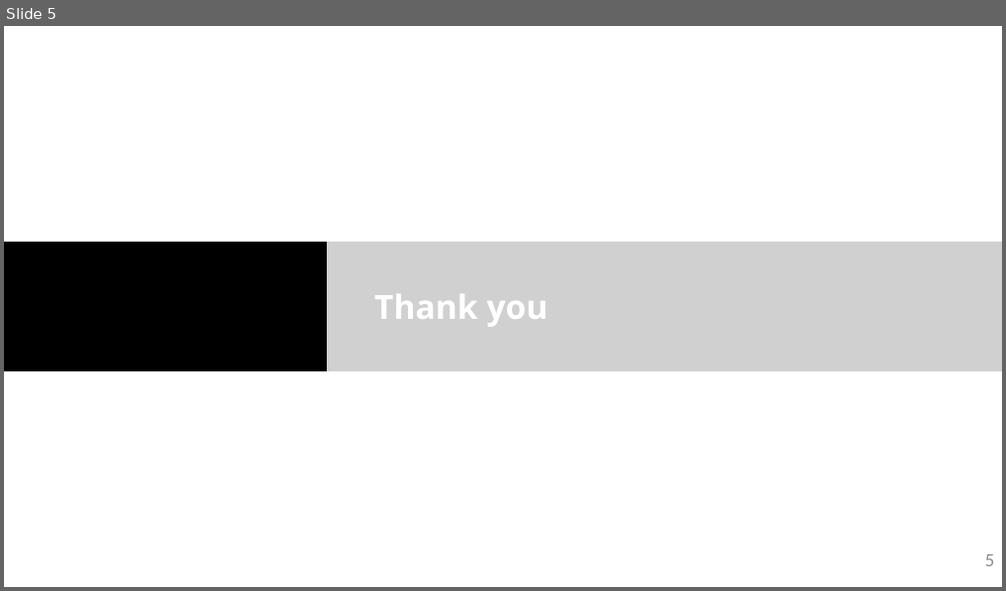
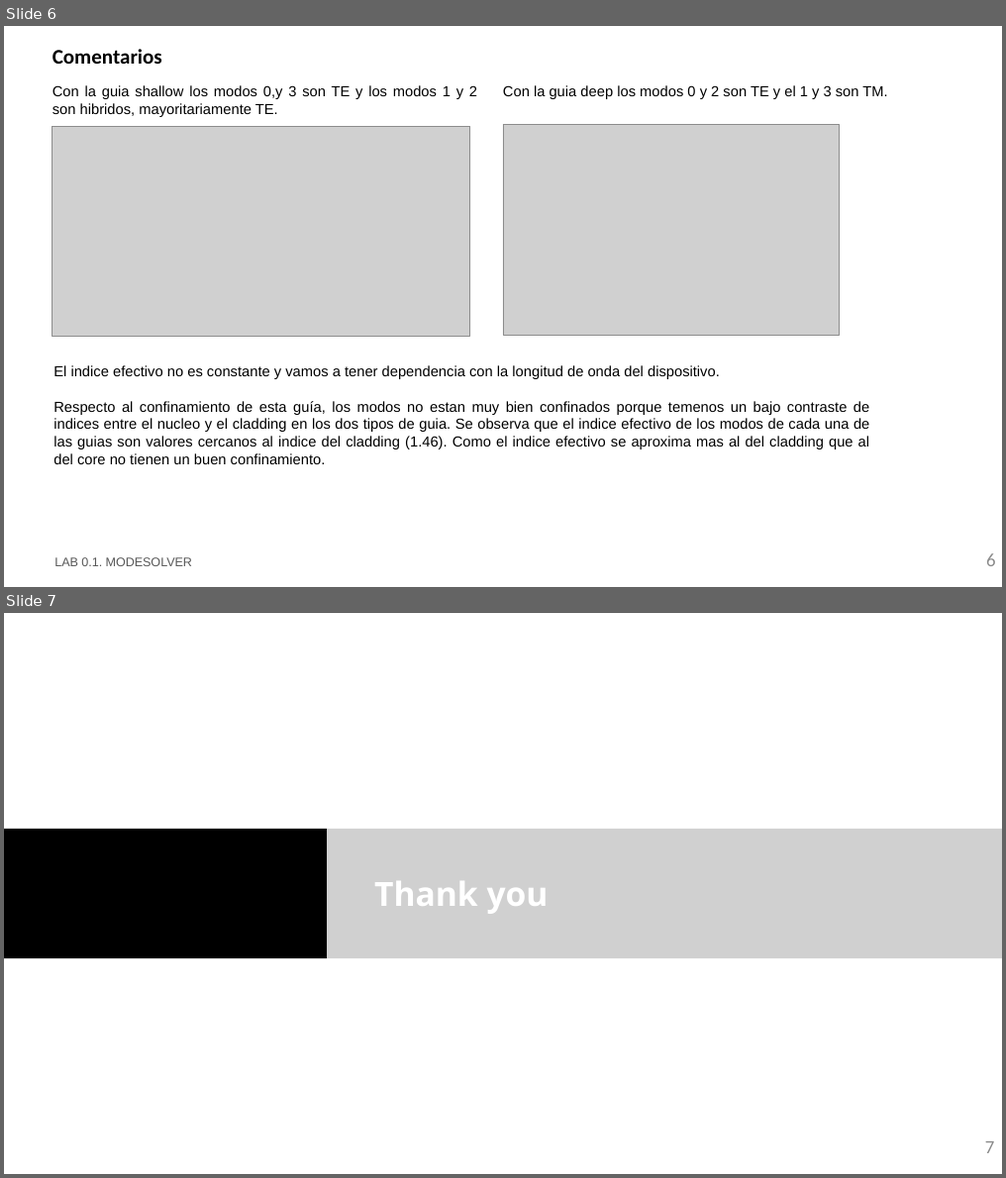
Before and after one commit to MariaJulve/pic-upv-lab0, a slide deck: LabBook_010.pptx. Shown one above the other, each under a label of ours: slide 5 before the commit, slides 6 and 7 after it. The pictures are 1006x591 and 1006x1178 pixels, drawn with LibreOffice and Linux fonts; fonts in the diff are those of the drawing; grey boxes stand for pictures; background and template pictures are left out. Boxes give left, top, right and bottom in pixels: in the first picture for what was removed or moved away, otherwise in the second. Text is boxed around its words. In the diff, an @@ line names an element or a change of style, - is before the commit and + after.

```diff
--- a/LabBook_010.pptx
+++ b/LabBook_010.pptx
@@ slide 6 added at [4, 26, 1002, 587], background #FFFFFF @@
@@ title added at [53, 49, 162, 64], 20 pt, text #000000, bold @@
+Comentarios
@@ text added at [53, 85, 477, 117], 14 pt, text #000000 @@
+Con la guia shallow los modos 0,y 3 son TE y los modos 1 y 2 son hibridos, mayoritariamente TE.
@@ text added at [503, 85, 887, 99], 14 pt, text #000000 @@
+Con la guia deep los modos 0 y 2 son TE y el 1 y 3 son TM.
@@ picture added at [53, 126, 470, 336] @@
@@ picture added at [503, 124, 841, 335] @@
@@ text added at [54, 366, 869, 465], 14 pt, text #000000 @@
+El indice efectivo no es constante y vamos a tener dependencia con la longitud de onda del dispositivo.
+Respecto al confinamiento de esta guía, los modos no estan muy bien confinados porque temenos un bajo contraste de indices entre el nucleo y el cladding en los dos tipos de guia. Se observa que el indice efectivo de los modos de cada una de las guias son valores cercanos al indice del cladding (1.46). Como el indice efectivo se aproxima mas al del cladding que al del core no tienen un buen confinamiento.
@@ text added at [54, 558, 192, 567], 12 pt, text #585858 @@
+LAB 0.1. MODESOLVER
@@ page number added at [986, 554, 996, 567], 18 pt, text #8C8C8C @@
+6
@@ what was slide 5 is now slide 7 @@
@@ page number at [985, 1142, 995, 1154]: text changed @@
-5
+7
```
Also in this commit, not shown: 2 slides changed, 1 other slide added.
